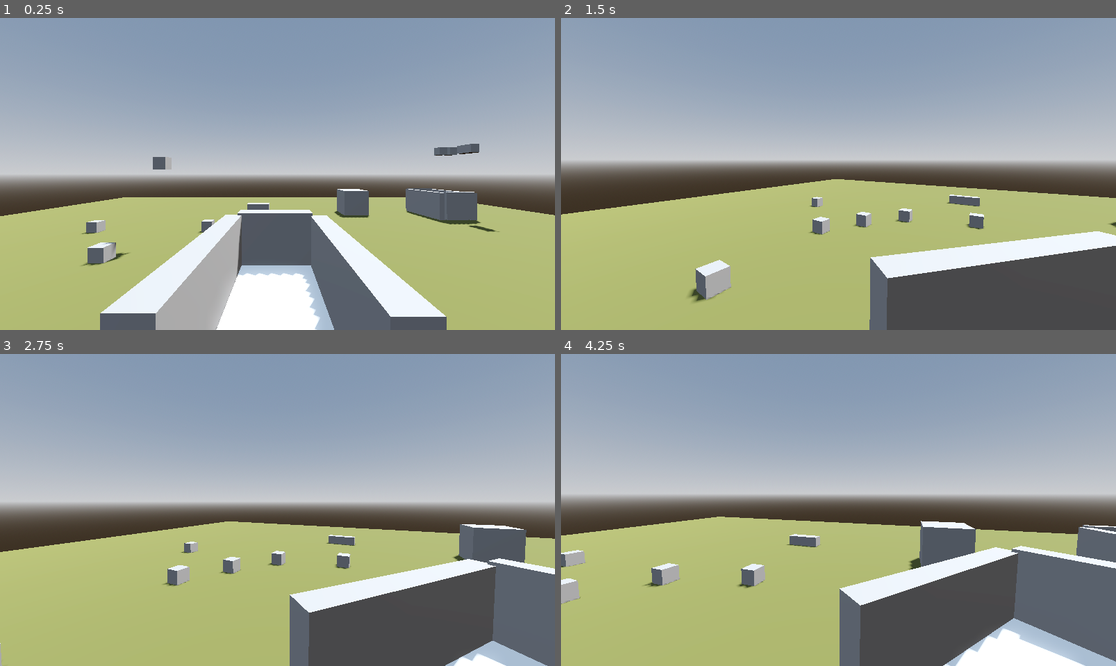
Above: before the commit, frames 1-4 (two rows, left to right).
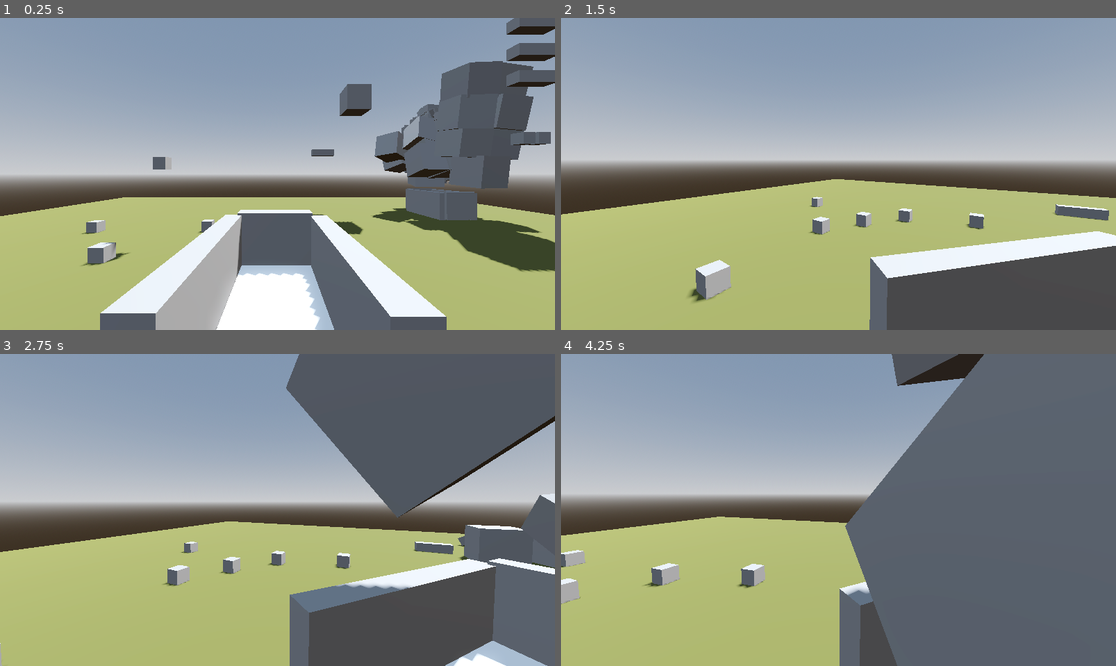
Above: after the commit, the same moments.

Repository: MichaelFar/cartastraphic-chaos
Game: Godot game, scene res://scenes/Michael Debug Scene.tscn
Two runs of this game, one before a commit and one after it. Both use one fixed random seed, a clock stepped at 60 frames per second and the inputs below.
Inputs (mouse positions are in pixels of both pictures, inside the frame that each line leads up to):
- Up to frame 1 (0.25 s): no input
- Up to frame 2 (1.5 s): move the mouse to (960, 158) at 0.52 s; hold D (turn_right) 0.53-1.28 s; click (960, 158) at 0.67 s; move the mouse to (810, 174) at 1.27 s; hold W (forward) from 1.28 s (still down)
- Up to frame 3 (2.75 s): keep holding W (forward); move the mouse to (288, 503) at 2.02 s
- Up to frame 4 (4.25 s): keep holding W (forward); move the mouse to (832, 516) at 2.77 s; click (832, 516) at 2.92 s; move the mouse to (877, 513) at 3.52 s

The runs differ from the first frame. In frame 1, 13% of the frame differs, in the area x 44-100%, y 0-82%; in frame 2, 0.5%; in frame 3, 19%; in frame 4, 35%, in the area x 40-100%, y 0-100%.

Commit message:
Fixed issue with list popping of shopping items in cart, now npc carts will start with random items added to their cart

Diff:
--- a/scenes/Michael Debug Scene.tscn
+++ b/scenes/Michael Debug Scene.tscn
@@ -69,16 +69,16 @@
 transform = Transform3D(1, 0, 0, 0, 1, 0, 0, 0, 1, -0.56832397, 0.15, -2.897491)
 
 [node name="ShoppingObject6" parent="." instance=ExtResource("2_a0vgv")]
-transform = Transform3D(1, 0, 0, 0, 1, 0, 0, 0, 1, 6.5427876, 2.9053001, -4.5894823)
+transform = Transform3D(1, 0, 0, 0, 1, 0, 0, 0, 1, 6.2962613, 2.9053, -1.6034927)
 
 [node name="ShoppingObject12" parent="." instance=ExtResource("2_a0vgv")]
-transform = Transform3D(1, 0, 0, 0, 1, 0, 0, 0, 1, 6.9391885, 2.9053001, -4.5894823)
+transform = Transform3D(1, 0, 0, 0, 1, 0, 0, 0, 1, 6.6926622, 2.9053, -1.6034927)
 
 [node name="ShoppingObject13" parent="." instance=ExtResource("2_a0vgv")]
-transform = Transform3D(1, 0, 0, 0, 1, 0, 0, 0, 1, 6.9391885, 2.9053001, -3.830871)
+transform = Transform3D(1, 0, 0, 0, 1, 0, 0, 0, 1, 6.6926622, 2.9053, -0.84488153)
 
 [node name="ShoppingObject14" parent="." instance=ExtResource("2_a0vgv")]
-transform = Transform3D(1, 0, 0, 0, 1, 0, 0, 0, 1, 6.9391885, 2.9053001, -3.830871)
+transform = Transform3D(1, 0, 0, 0, 1, 0, 0, 0, 1, 11.349006, 2.9053, -4.2696447)
 
 [node name="ShoppingObject7" parent="." instance=ExtResource("3_j4ipd")]
 transform = Transform3D(1, 0, 0, 0, 1, 0, 0, 0, 1, 6.331025, 0.5, 1.5974667)
@@ -87,13 +87,23 @@
 transform = Transform3D(1, 0, 0, 0, 1, 0, 0, 0, 1, 5.2344027, 0.15, 4.2045693)
 
 [node name="ShoppingObject9" parent="." instance=ExtResource("3_j4ipd")]
-transform = Transform3D(1, 0, 0, 0, 1, 0, 0, 0, 1, 3.0855725, 0.5, -5.0905013)
+transform = Transform3D(1, 0, 0, 0, 1, 0, 0, 0, 1, 3.2161121, 5.1512804, -5.0905013)
 
 [node name="ShoppingObject10" parent="." instance=ExtResource("4_d1jvf")]
-transform = Transform3D(1, 0, 0, 0, 1, 0, 0, 0, 1, -1.0443258, 0.15, -5.842032)
+transform = Transform3D(1, 0, 0, 0, 1, 0, 0, 0, 1, 1.9725871, 2.9713254, -5.8420315)
+
+[node name="ShoppingObject15" parent="." instance=ExtResource("4_d1jvf")]
+transform = Transform3D(1, 0, 0, 0, 1, 0, 0, 0, 1, 6.4881434, 4.466043, -1.557035)
+
+[node name="ShoppingObject16" parent="." instance=ExtResource("4_d1jvf")]
+transform = Transform3D(1, 0, 0, 0, 1, 0, 0, 0, 1, 6.4881434, 5.1488037, -1.557035)
+
+[node name="ShoppingObject17" parent="." instance=ExtResource("4_d1jvf")]
+transform = Transform3D(1, 0, 0, 0, 1, 0, 0, 0, 1, 6.4881434, 5.865071, -1.557035)
 
 [node name="ShoppingObject11" parent="." instance=ExtResource("2_a0vgv")]
 transform = Transform3D(1, 0, 0, 0, 1, 0, 0, 0, 1, -3.0018253, 2.241834, -1.2958937)
 
 [node name="NpcCartScene" parent="." instance=ExtResource("6_cc7sd")]
 transform = Transform3D(1, 0, 0, 0, 1, 0, 0, 0, 1, 6.501959, 0, -4.2045035)
+numObjectsToSpawn = 100
--- a/scenes/NPCCartScene.tscn
+++ b/scenes/NPCCartScene.tscn
@@ -1,7 +1,10 @@
-[gd_scene load_steps=10 format=3 uid="uid://brm8jl7ufyb2h"]
+[gd_scene load_steps=13 format=3 uid="uid://brm8jl7ufyb2h"]
 
 [ext_resource type="Script" uid="uid://54g6vwd1n444" path="res://scripts/npc_cart.gd" id="1_tw8g5"]
 [ext_resource type="PackedScene" uid="uid://bqncphdphm4nt" path="res://scenes/cart_manager.tscn" id="1_wa18g"]
+[ext_resource type="PackedScene" uid="uid://bqbv472bseb5b" path="res://scenes/ShoppingObject.tscn" id="2_akr2v"]
+[ext_resource type="PackedScene" uid="uid://be0l8gy7qeeag" path="res://scenes/ShoppingObject_medium.tscn" id="3_f35mx"]
+[ext_resource type="PackedScene" uid="uid://dox7ujejs08nv" path="res://scenes/ShoppingObject_large.tscn" id="4_g6mio"]
 
 [sub_resource type="ConvexPolygonShape3D" id="ConvexPolygonShape3D_wa18g"]
 points = PackedVector3Array(-0.5, -0.5, -0.5, 0.5, 0.5, 0.5, 0.5, -0.5, 0.5, 0.5, 0.5, -0.5, -0.5, 0.5, 0.5, 0.5, -0.5, -0.5, -0.5, -0.5, 0.5, -0.5, 0.5, -0.5)
@@ -22,10 +25,24 @@
 
 [sub_resource type="StandardMaterial3D" id="StandardMaterial3D_6pg31"]
 
-[node name="NpcCartScene" type="RigidBody3D" node_paths=PackedStringArray("cartManager")]
+[node name="NpcCartScene" type="RigidBody3D" node_paths=PackedStringArray("cartManager", "spawnPointContainer")]
 mass = 0.2
 script = ExtResource("1_tw8g5")
 cartManager = NodePath("CartManager")
+possibleShoppingObjects = Array[PackedScene]([ExtResource("2_akr2v"), ExtResource("3_f35mx"), ExtResource("4_g6mio")])
+numObjectsToSpawn = 3
+spawnPointContainer = NodePath("ObjectSpawnPoints")
+
+[node name="ObjectSpawnPoints" type="Node3D" parent="."]
+
+[node name="Marker3D" type="Marker3D" parent="ObjectSpawnPoints"]
+transform = Transform3D(1, 0, 0, 0, 1, 0, 0, 0, 1, 0, 3.8617926, 0.16149384)
+
+[node name="Marker3D2" type="Marker3D" parent="ObjectSpawnPoints"]
+transform = Transform3D(1, 0, 0, 0, 1, 0, 0, 0, 1, 0, 3.8617926, -0.45213634)
+
+[node name="Marker3D3" type="Marker3D" parent="ObjectSpawnPoints"]
+transform = Transform3D(1, 0, 0, 0, 1, 0, 0, 0, 1, 0, 3.8617926, -1.1287694)
 
 [node name="CartManager" parent="." node_paths=PackedStringArray("cartOwner") instance=ExtResource("1_wa18g")]
 cartOwner = NodePath("..")
@@ -107,47 +124,49 @@
 transform = Transform3D(1, 0, 0, 0, 1, 0, 0, 0, 1, 0, 2.0221252, -0.42944336)
 shape = SubResource("BoxShape3D_wa18g")
 
-[node name="MeshInstance3D" type="MeshInstance3D" parent="."]
+[node name="VisualMeshContainer" type="Node3D" parent="."]
+
+[node name="MeshInstance3D" type="MeshInstance3D" parent="VisualMeshContainer"]
 transform = Transform3D(0.21951067, 0, 0, 0, 1, 0, 0, 0, 1, 0.55475396, 0.5, 0)
 mesh = SubResource("BoxMesh_tw8g5")
-skeleton = NodePath("../..")
+skeleton = NodePath("../../..")
 
-[node name="MeshInstance3D2" type="MeshInstance3D" parent="."]
+[node name="MeshInstance3D2" type="MeshInstance3D" parent="VisualMeshContainer"]
 transform = Transform3D(0.21951067, 0, 0, 0, 1, 0, 0, 0, 1, 0.55475396, 0.5, -0.97399205)
 mesh = SubResource("BoxMesh_tw8g5")
-skeleton = NodePath("../..")
+skeleton = NodePath("../../..")
 
-[node name="MeshInstance3D3" type="MeshInstance3D" parent="."]
+[node name="MeshInstance3D3" type="MeshInstance3D" parent="VisualMeshContainer"]
 transform = Transform3D(-9.595117e-09, -1, 0, 0.21951067, -4.371139e-08, 0, 0, 0, 1, -0.035232604, 0.23403811, 0)
 material_override = SubResource("StandardMaterial3D_6pg31")
 mesh = SubResource("BoxMesh_tw8g5")
-skeleton = NodePath("../../..")
+skeleton = NodePath("../../../..")
 
-[node name="MeshInstance3D4" type="MeshInstance3D" parent="."]
+[node name="MeshInstance3D4" type="MeshInstance3D" parent="VisualMeshContainer"]
 transform = Transform3D(-9.595117e-09, -1, 0, 0.21951067, -4.371139e-08, 0, 0, 0, 1, -0.035232604, 0.23403811, -0.9313401)
 material_override = SubResource("StandardMaterial3D_6pg31")
 mesh = SubResource("BoxMesh_tw8g5")
+skeleton = NodePath("../../../..")
+
+[node name="MeshInstance3D5" type="MeshInstance3D" parent="VisualMeshContainer"]
+transform = Transform3D(-9.595117e-09, -1, 0, -9.595117e-09, 5.463399e-15, -1, 0.21951067, -4.371139e-08, -4.371139e-08, -0.035232604, 0.5436765, -1.5141951)
+mesh = SubResource("BoxMesh_tw8g5")
 skeleton = NodePath("../../..")
 
-[node name="MeshInstance3D5" type="MeshInstance3D" parent="."]
-transform = Transform3D(-9.595117e-09, -1, 0, -9.595117e-09, 5.463399e-15, -1, 0.21951067, -4.371139e-08, -4.371139e-08, -0.035232604, 0.5436765, -1.5141951)
-mesh = SubResource("BoxMesh_tw8g5")
-skeleton = NodePath("../..")
-
-[node name="MeshInstance3D6" type="MeshInstance3D" parent="."]
+[node name="MeshInstance3D6" type="MeshInstance3D" parent="VisualMeshContainer"]
 transform = Transform3D(0.21951067, 0, 0, 0, 1, 0, 0, 0, 1, -0.5887243, 0.51238596, 0)
 mesh = SubResource("BoxMesh_tw8g5")
-skeleton = NodePath("../..")
+skeleton = NodePath("../../..")
 
-[node name="MeshInstance3D7" type="MeshInstance3D" parent="."]
+[node name="MeshInstance3D7" type="MeshInstance3D" parent="VisualMeshContainer"]
 transform = Transform3D(0.21951067, 0, 0, 0, 1, 0, 0, 0, 1, -0.5887243, 0.51238596, -0.96691227)
 mesh = SubResource("BoxMesh_tw8g5")
-skeleton = NodePath("../..")
+skeleton = NodePath("../../..")
 
-[node name="HiddenCube" type="MeshInstance3D" parent="."]
+[node name="HiddenCube" type="MeshInstance3D" parent="VisualMeshContainer"]
 transform = Transform3D(-9.595117e-09, -1, 0, -9.595117e-09, 5.463399e-15, -1, 0.21951067, -4.371139e-08, -4.371139e-08, -0.035232604, 0.5436765, 0.5046561)
 mesh = SubResource("BoxMesh_tw8g5")
-skeleton = NodePath("../..")
+skeleton = NodePath("../../..")
 
 [node name="EjectPointContainer" type="Node3D" parent="."]
 transform = Transform3D(2.3852696, 0, 0, 0, 1, 0, 0, 0, 2.8681164, 0, 5.6261063, -1.9562936)
@@ -165,3 +184,4 @@
 transform = Transform3D(1, 0, 0, 0, 1, 0, 0, 0, 1, 2.069921, 0, -0.00845331)
 
 [connection signal="body_entered" from="ObjectContainer" to="." method="_on_object_container_body_entered"]
+[connection signal="body_exited" from="ObjectContainer" to="." method="_on_object_container_body_exited"]
--- a/scenes/ShoppingObject_large.tscn
+++ b/scenes/ShoppingObject_large.tscn
@@ -12,7 +12,9 @@
 collision_layer = 2
 collision_mask = 2
 script = ExtResource("1_pey6c")
+weight = 4.0
 attractionForceMagnitude = 2.0
+itemCategory = 5
 
 [node name="MeshInstance3D" type="MeshInstance3D" parent="."]
 mesh = SubResource("BoxMesh_p74w2")
--- a/scenes/ShoppingObject_medium.tscn
+++ b/scenes/ShoppingObject_medium.tscn
@@ -9,12 +9,12 @@
 [sub_resource type="ConvexPolygonShape3D" id="ConvexPolygonShape3D_1cgek"]
 points = PackedVector3Array(0.5, 0.15, 0.15, 0.5, 0.15, -0.15, -0.5, 0.15, 0.15, 0.5, -0.15, 0.15, 0.5, -0.15, -0.15, -0.5, 0.15, -0.15, -0.5, -0.15, 0.15, -0.5, -0.15, -0.15)
 
-[node name="ShoppingObject" type="RigidBody3D" node_paths=PackedStringArray("collisionShape")]
+[node name="ShoppingObject" type="RigidBody3D"]
 collision_layer = 2
 collision_mask = 2
 script = ExtResource("1_1cgek")
+weight = 2.0
 attractionForceMagnitude = 2.0
-collisionShape = NodePath("")
 
 [node name="MeshInstance3D" type="MeshInstance3D" parent="."]
 mesh = SubResource("BoxMesh_p74w2")
--- a/scripts/cart_manager.gd
+++ b/scripts/cart_manager.gd
@@ -73,3 +73,10 @@
 	for i in shoppingObjectList:
 		weight += i.weight
 	return weight
+
+func get_total_price() -> float:
+
+	var price: float = 0.0
+	for i in shoppingObjectList:
+		price += i.price
+	return price
--- a/scripts/npc_cart.gd
+++ b/scripts/npc_cart.gd
@@ -3,10 +3,18 @@
 class_name NPCCart
 @export var cartManager : CartManager
 
+@export var possibleShoppingObjects : Array[PackedScene]
+
+@export var numObjectsToSpawn : int = 0
+
+@export var spawnPointContainer : Node3D
+
+var spawnPoints := []
 
 func _ready() -> void:
 	cartManager.has_collided.connect(behavior_on_collision)
-
+	spawnPoints = spawnPointContainer.get_children()
+	call_deferred("spawn_initial_items")
 	#GlobalSignalBus.cart_rammed.connect(object_rammed)
 
 func object_rammed(incoming_object: Node3D, other_object : Node3D):
@@ -23,3 +31,26 @@
 
 func behavior_on_collision():
 	cartManager.eject_all_items()
+
+
+func _on_object_container_body_exited(body: Node3D) -> void:
+	if(body is ShoppingObject):
+		var shopping_object : ShoppingObject = body
+		shopping_object.object_secured_in_cart.disconnect(cartManager.add_object_to_list)
+		body.cartParent = null
+		if(!body.freeze):
+			cartManager.pop_from_list(body)
+			#body.targetNode.queue_free()
+			#reparent(GlobalValues.currentLevel)
+		shopping_object.isInCart = false
+
+func spawn_initial_items():
+	var rand_obj = RandomNumberGenerator.new()
+
+
+	for i in numObjectsToSpawn:
+		var rand_index = rand_obj.randi_range(0, possibleShoppingObjects.size() - 1)
+		var object_instance = possibleShoppingObjects[rand_index].instantiate()
+		rand_index = rand_obj.randi_range(0, spawnPoints.size() - 1)
+		GlobalValues.currentLevel.add_child(object_instance)
+		object_instance.global_position = spawnPoints[rand_index].global_position
--- a/scripts/shopping_object.gd
+++ b/scripts/shopping_object.gd
@@ -9,6 +9,8 @@
 
 @export var collisionShape : CollisionShape3D
 @export var freezeThreshold : float = 0.1
+
+@export_flags("Technology", "Entertainment", "Kids", "Food") var itemCategory
 
 var cartParent : Node3D
 
Not shown, changed: export_presets.cfg
